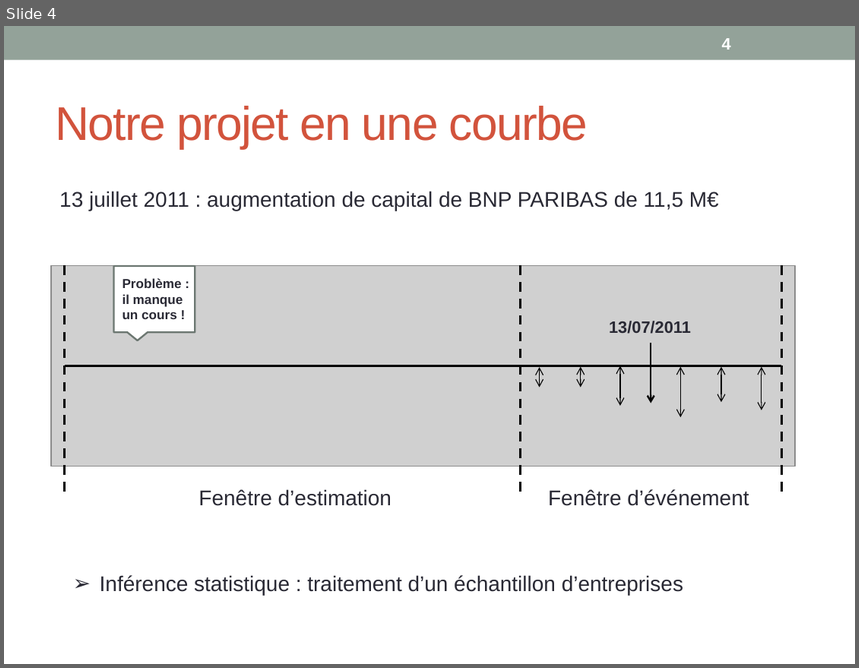
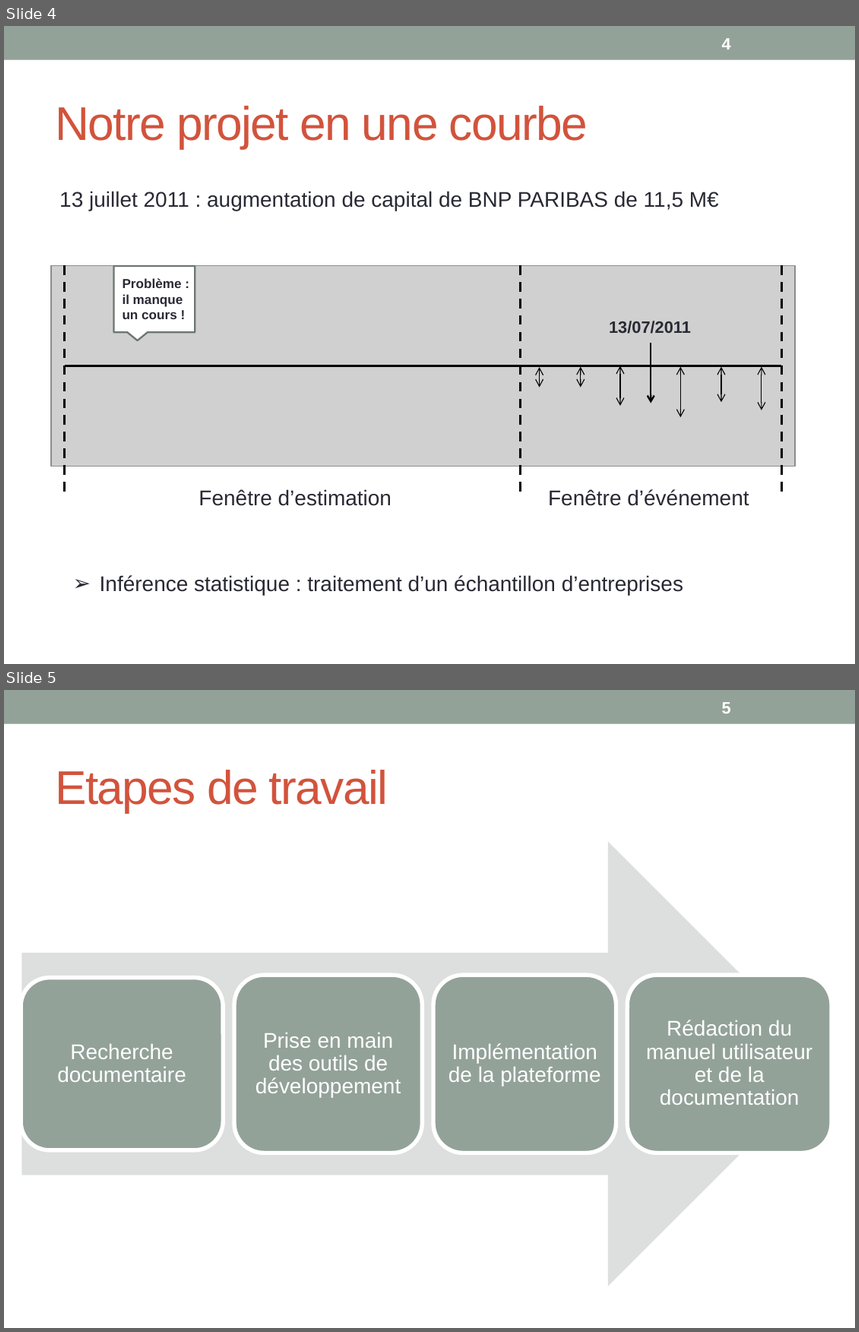
Before and after one commit to margotj38/Projet_de_spe, a slide deck: Sheme.pptx. Shown one above the other, each under a label of ours: slide 4 before the commit, slides 4 and 5 after it. The pictures are 859x668 and 859x1332 pixels, drawn with LibreOffice and Linux fonts; fonts in the diff are those of the drawing; grey boxes stand for pictures. Boxes give left, top, right and bottom in pixels: in the first picture for what was removed or moved away, otherwise in the second. Text is boxed around its words. In the diff, an @@ line names an element or a change of style, - is before the commit and + after.

```diff
--- a/Sheme.pptx
+++ b/Sheme.pptx
@@ slide 5 added at (x1=4, y1=690, x2=855, y2=1328), background #FFFFFF; not listed: 1 template element that a slide beside it also shows @@
@@ page number added at (x1=722, y1=702, x2=731, y2=714), 14 pt, text #FFFFFF, bold @@
+5
@@ title added at (x1=55, y1=770, x2=389, y2=813), 40 pt, text #D2533C @@
+Etapes de travail
@@ group added at (x1=21, y1=841, x2=832, y2=1287): 4 rounded rectangles, 4 texts, 1 right arrow @@
+Recherche documentaire
+Prise en main des outils de développement
+Implémentation de la plateforme
+Rédaction du manuel utilisateur et de la documentation
```
Also in this commit, not shown: 1 slide changed, 3 other slides added.
